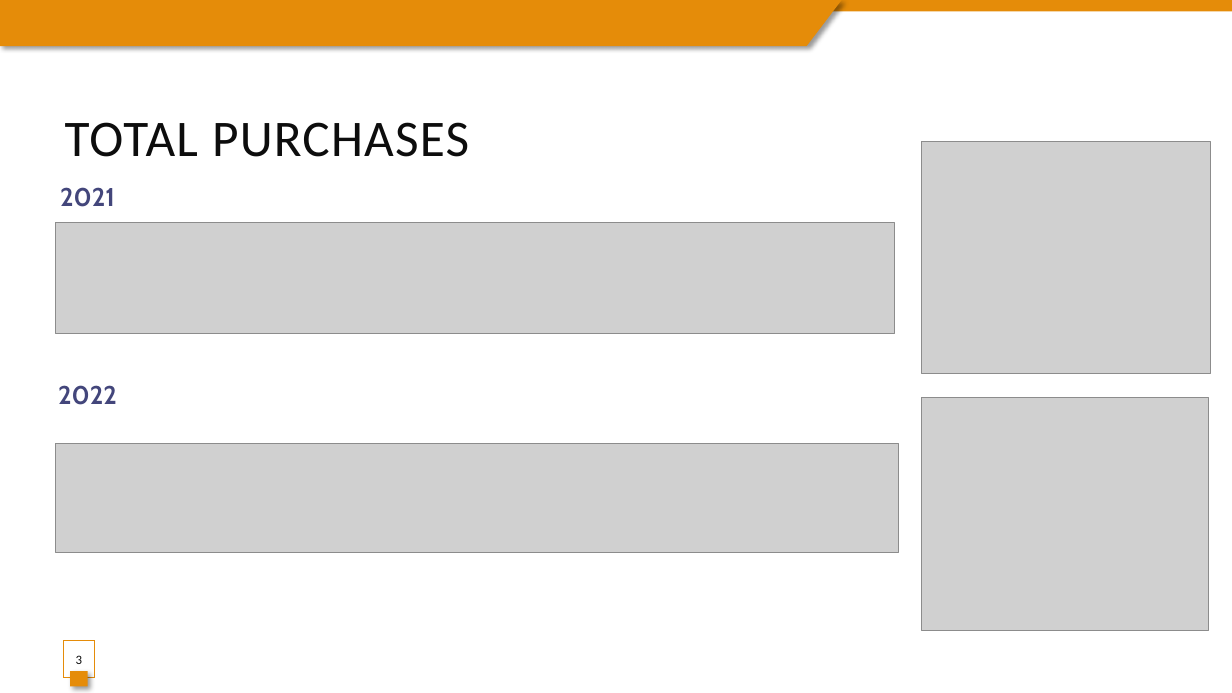
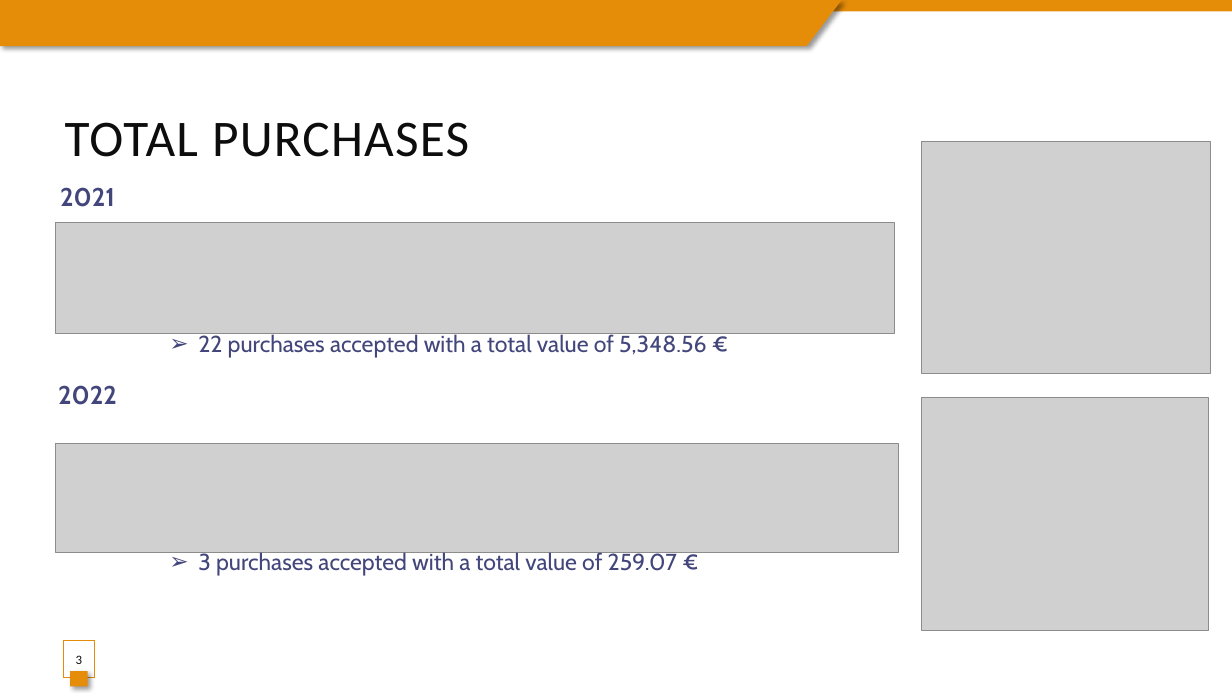
Before and after one commit to Muriburu/ITAcademy, a slide deck: slide 3 of Sprint 6 - Visualitzacions i Informes amb Power BI/T6 - N3E1 - User 96.pptx. Drawn at 1232x693 pixels with LibreOffice and Linux fonts; fonts in the diff are those of the drawing; grey boxes stand for pictures. Boxes give left, top, right and bottom in pixels: in the first picture for what was removed or moved away, otherwise in the second. Text is boxed around its words. In the diff, an @@ line names an element or a change of style, - is before the commit and + after.

```diff
--- a/Sprint 6 - Visualitzacions i Informes amb Power BI/T6 - N3E1 - User 96.pptx
+++ b/Sprint 6 - Visualitzacions i Informes amb Power BI/T6 - N3E1 - User 96.pptx
@@ text added at (x1=198, y1=332, x2=706, y2=358), 18 pt, text #43467B @@
+➢ 22 purchases accepted with a total value of 5,348.56 €
@@ text added at (x1=198, y1=550, x2=677, y2=576), 18 pt, text #43467B @@
+➢ 3 purchases accepted with a total value of 259.07 €
```
Also in this commit, not shown: 3 other slides changed, 8 other files.
